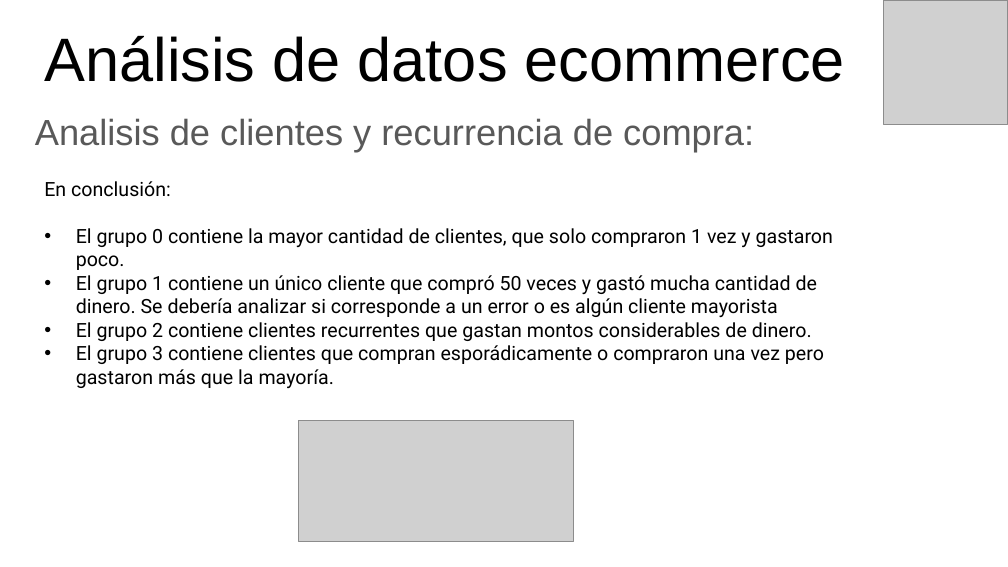
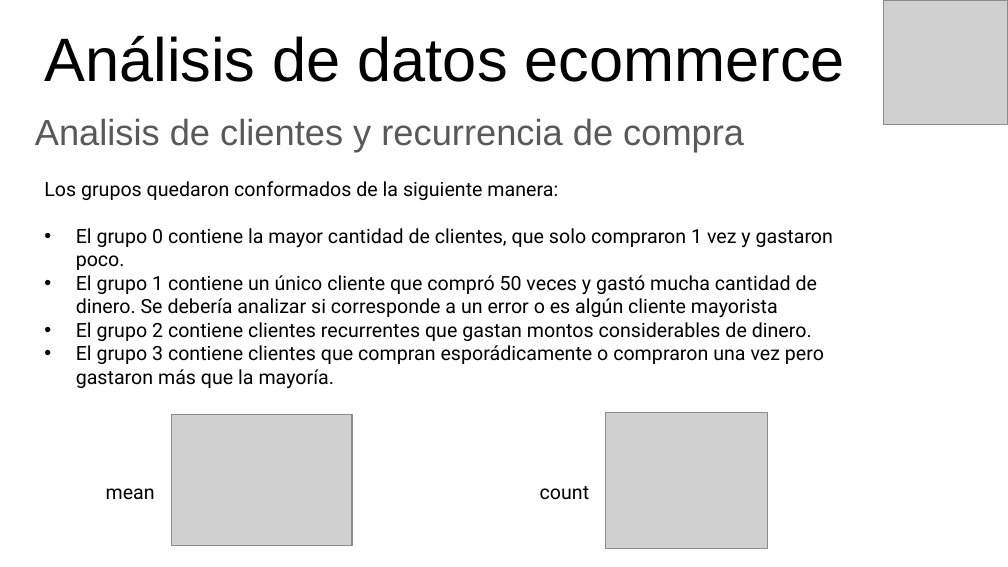
Before and after one commit to eliasguillermo/ds-ecommerce, a slide deck: slide 18 of PROYECTO FINAL - PRESENTANCION GERENCIAL.pptx (slide 17 before the commit). Drawn at 1008x567 pixels with LibreOffice and Linux fonts; fonts in the diff are those of the drawing; grey boxes stand for pictures. Boxes give left, top, right and bottom in pixels: in the first picture for what was removed or moved away, otherwise in the second. Text is boxed around its words. In the diff, an @@ line names an element or a change of style, - is before the commit and + after.

```diff
--- a/PROYECTO FINAL - PRESENTANCION GERENCIAL.pptx
+++ b/PROYECTO FINAL - PRESENTANCION GERENCIAL.pptx
@@ subtitle at <box>35,118,744,151</box>: text changed @@
-Analisis de clientes y recurrencia de compra:
+Analisis de clientes y recurrencia de compra
@@ text at <box>44,181,558,200</box>: text changed @@
-En conclusión:
+Los grupos quedaron conformados de la siguiente manera:
@@ picture added at <box>171,414,352,545</box> @@
@@ picture added at <box>606,412,768,548</box> @@
@@ picture removed at <box>298,420,574,541</box> @@
@@ text added at <box>106,488,155,500</box>, 14 pt, text #000000 @@
+mean
@@ text added at <box>540,486,590,500</box>, 14 pt, text #000000 @@
+count
```
Also in this commit, not shown: 3 other slides changed, 1 slide added, 1 other file.
